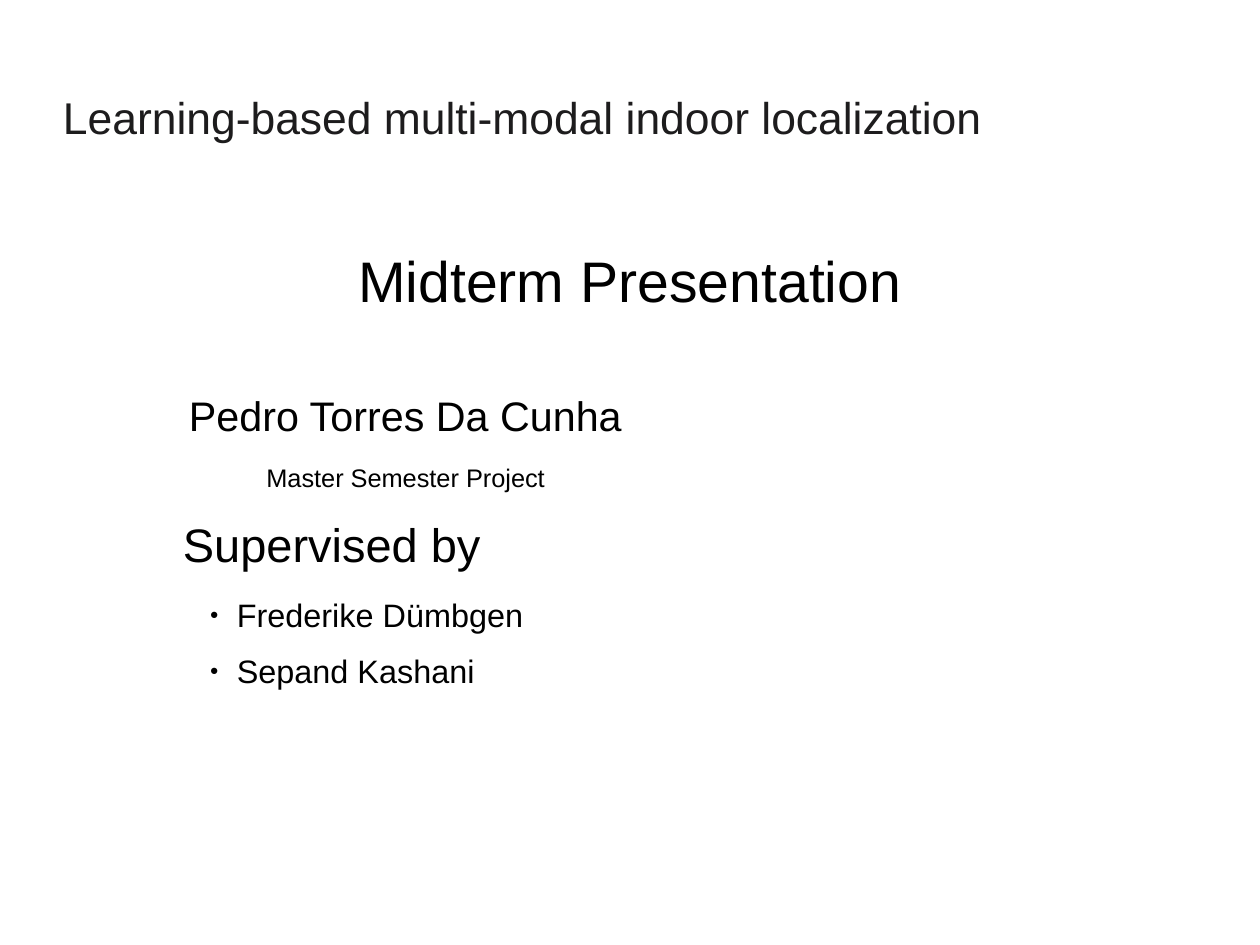
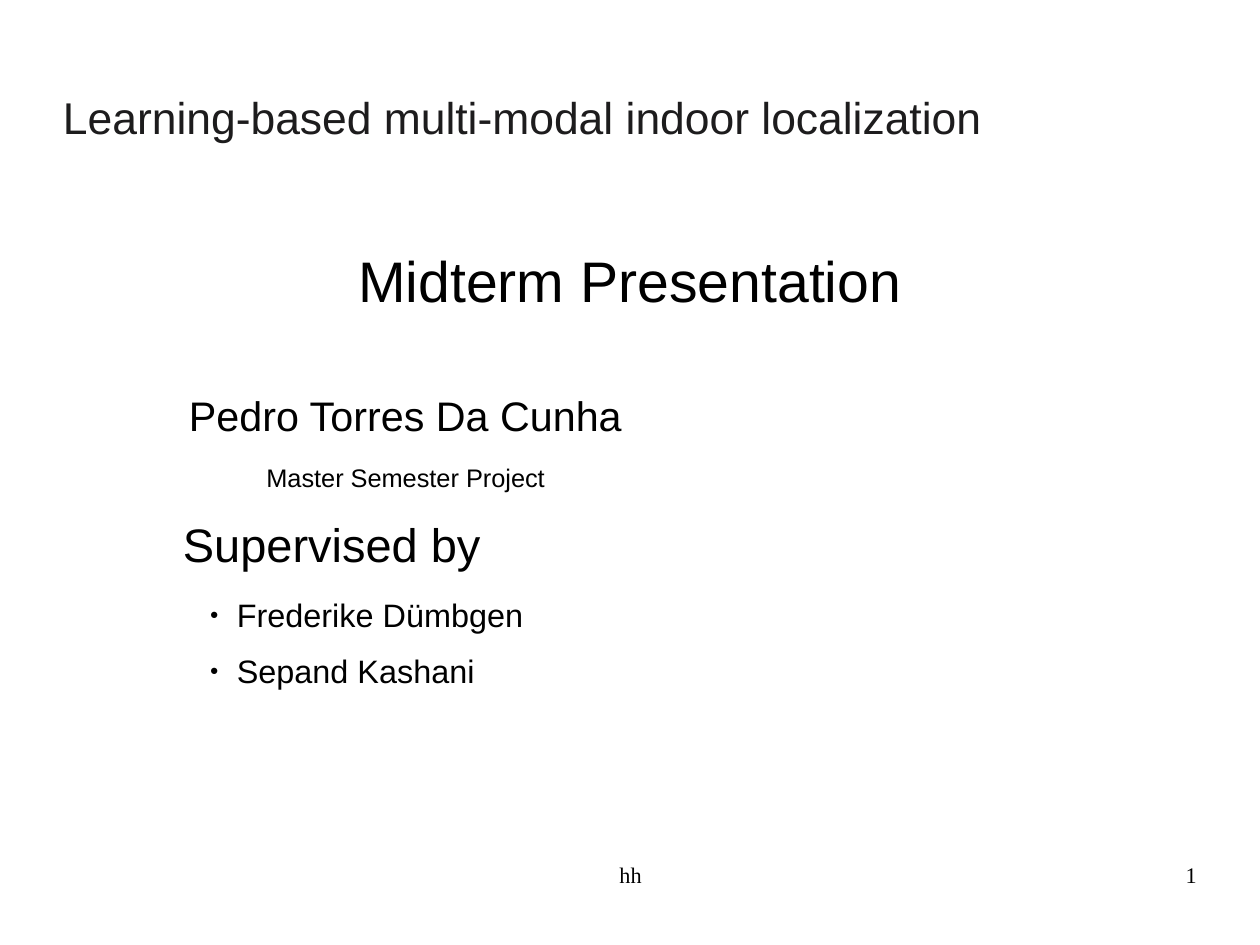
Before and after one commit to Painguin/Learning-based-multi-modal-indoor-localization, a slide deck: slide 1 of midterm_presentation.odp. Drawn at 1260x945 pixels with LibreOffice and Linux fonts; fonts in the diff are those of the drawing; background and template pictures are left out. Boxes give left, top, right and bottom in pixels: in the first picture for what was removed or moved away, otherwise in the second. Text is boxed around its words. In the diff, an @@ line names an element or a change of style, - is before the commit and + after.

```diff
--- a/midterm_presentation.odp
+++ b/midterm_presentation.odp
@@ text added at (619,867,641,883), 14 pt, text #000000 @@
+hh
@@ page number added at (1186,868,1197,883), 14 pt, text #000000 @@
+1
```
Also in this commit, not shown: 11 other slides changed, 1 other file.
